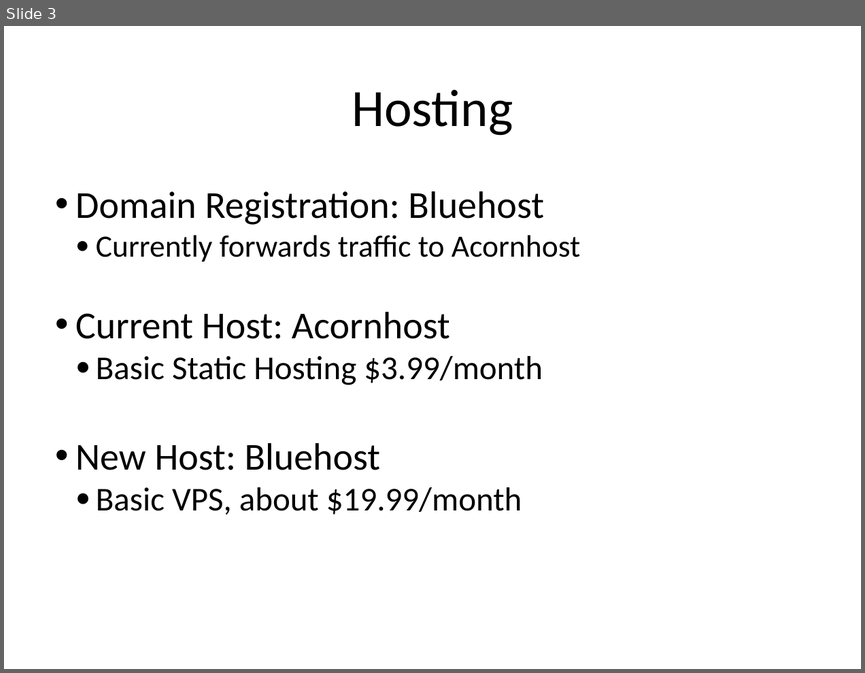
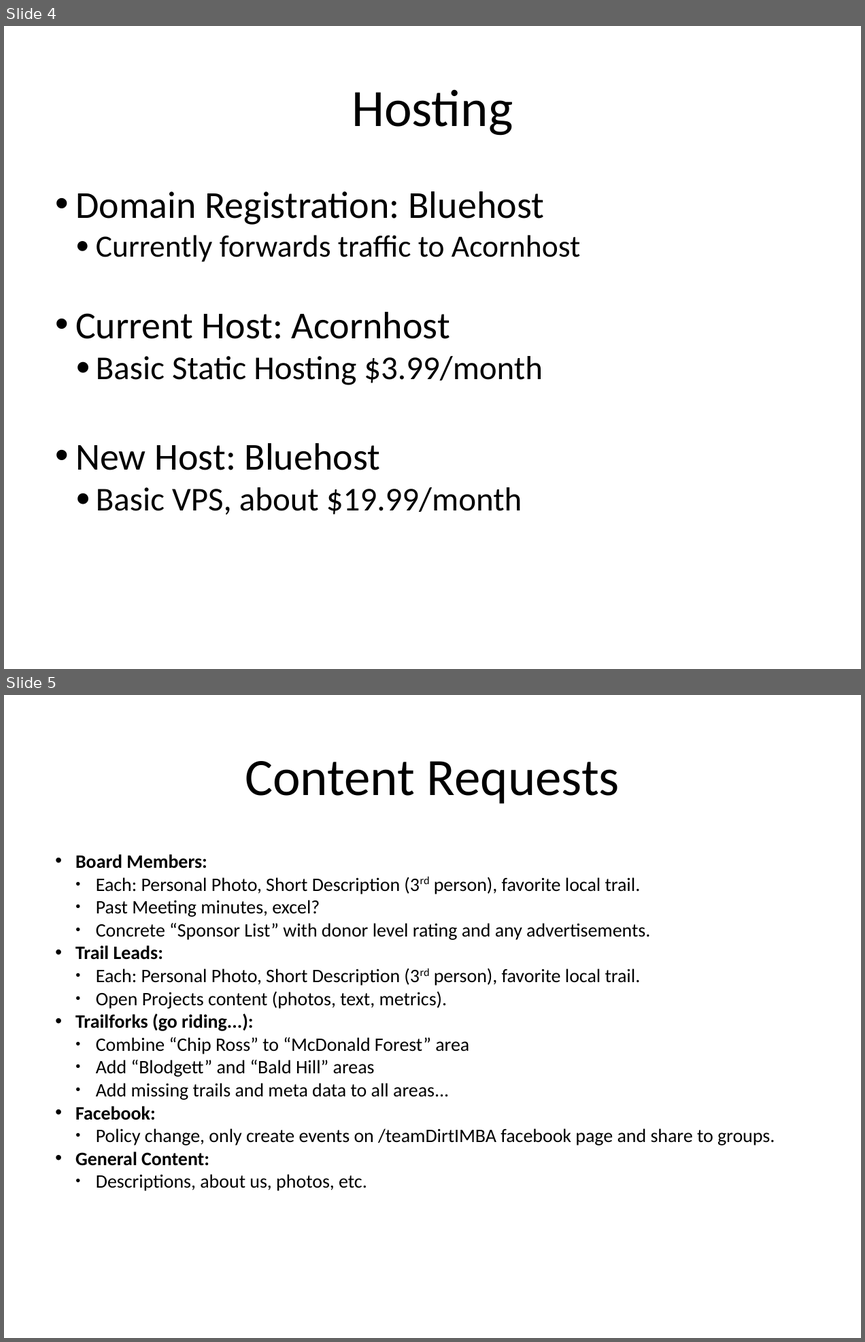
Before and after one commit to teamdirt/teamdirt.org, a slide deck: docs/ProjectPlanning/Project Phases.odp. Shown one above the other, each under a label of ours: slide 3 before the commit, slides 4 and 5 after it. The pictures are 865x673 and 865x1342 pixels, drawn with LibreOffice and Linux fonts; fonts in the diff are those of the drawing. Boxes give left, top, right and bottom in pixels: in the first picture for what was removed or moved away, otherwise in the second. Text is boxed around its words. In the diff, an @@ line names an element or a change of style, - is before the commit and + after.

Commit message:
Added Facebook event list to main page.

```diff
--- a/docs/ProjectPlanning/Project Phases.odp
+++ b/docs/ProjectPlanning/Project Phases.odp
@@ slide 5 added at <box>4,695,861,1338</box>, background #FFFFFF @@
@@ text added at <box>245,761,619,804</box>, 44 pt, text #000000 @@
+Content Requests
@@ text added at <box>75,854,774,1191</box>, 16 pt, text #000000 @@
+• Board Members:
+  ● Each: Personal Photo, Short Description (3rd person), favorite local trail.
+  ● Past Meeting minutes, excel?
+  ● Concrete “Sponsor List” with donor level rating and any advertisements.
+• Trail Leads:
+  ● Each: Personal Photo, Short Description (3rd person), favorite local trail.
+  ● Open Projects content (photos, text, metrics).
+• Trailforks (go riding...):
+  ● Combine “Chip Ross” to “McDonald Forest” area
+  ● Add “Blodgett” and “Bald Hill” areas
+  ● Add missing trails and meta data to all areas...
+• Facebook:
+  ● Policy change, only create events on /teamDirtIMBA facebook page and share to groups.
+• General Content:
+  ● Descriptions, about us, photos, etc.
@@ what was slide 3 is now slide 4 @@
```
Also in this commit, not shown: 2 slides changed, 11 other files.
